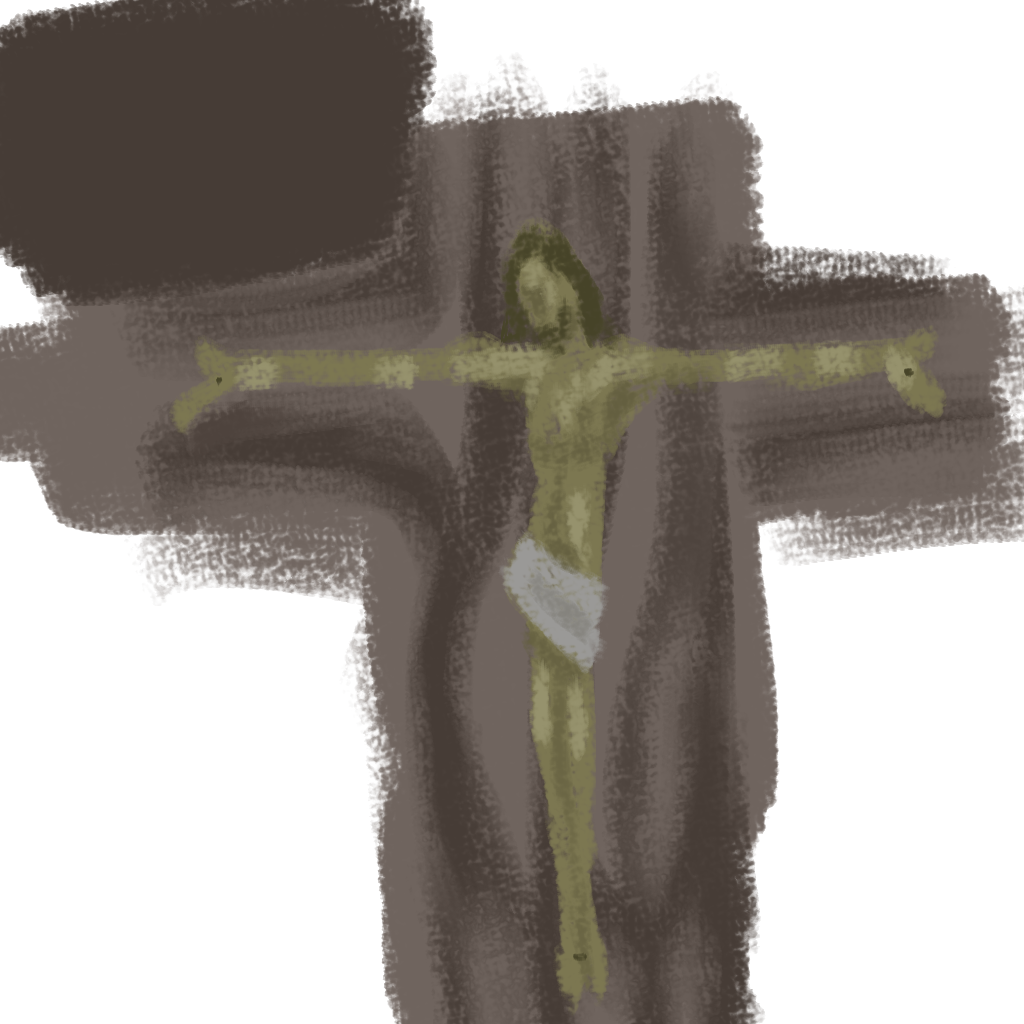
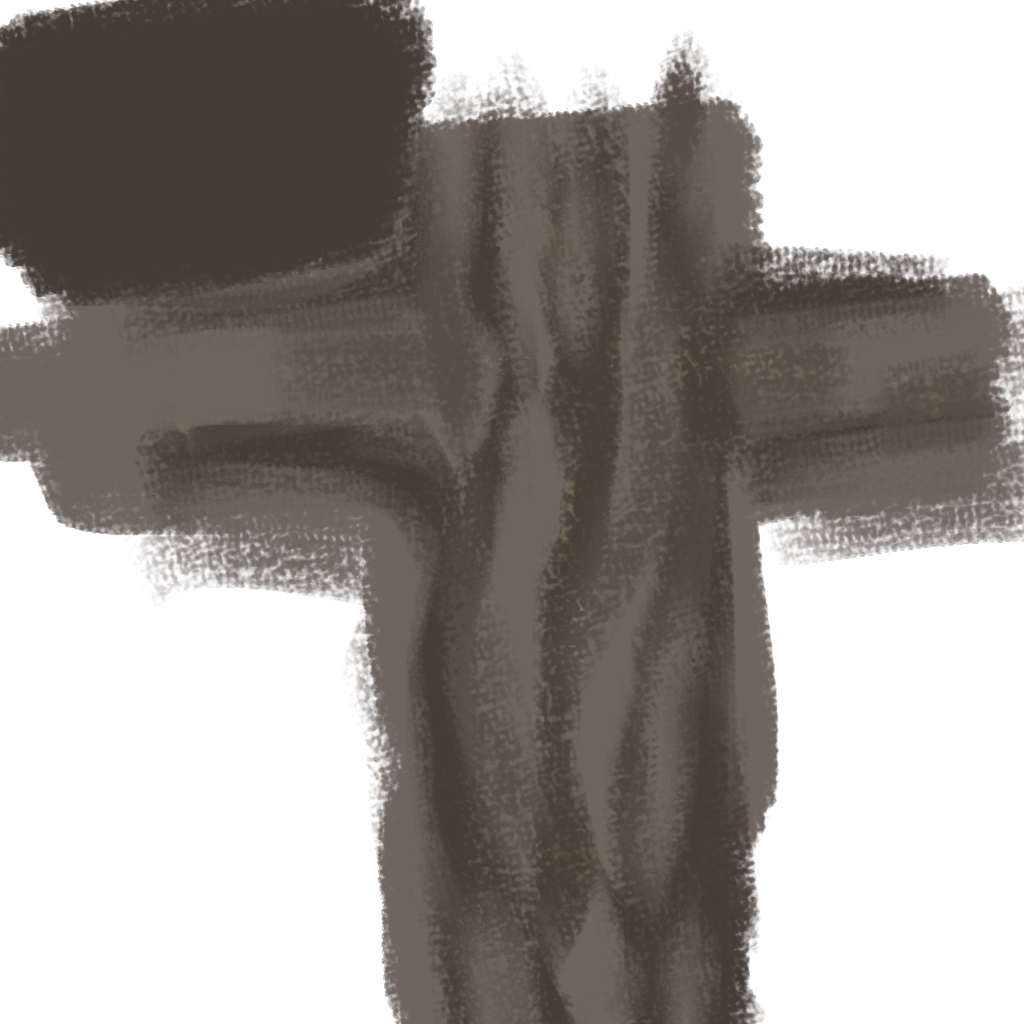
Revision of a layered 1024px x 1024px image; what changed, layer by layer:
painted on "Capa de pintura 1" over [127, 29, 1004, 1024]
